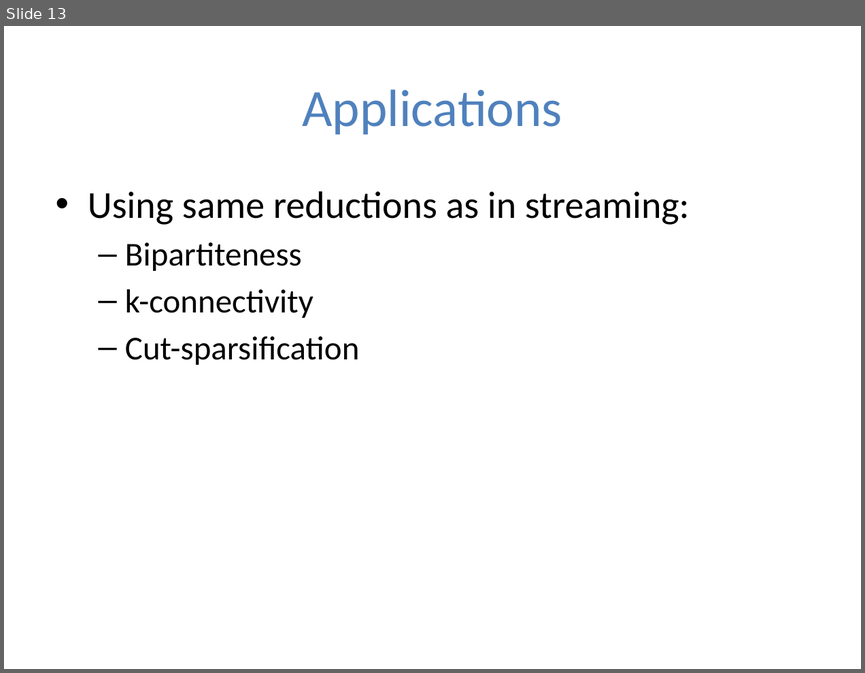
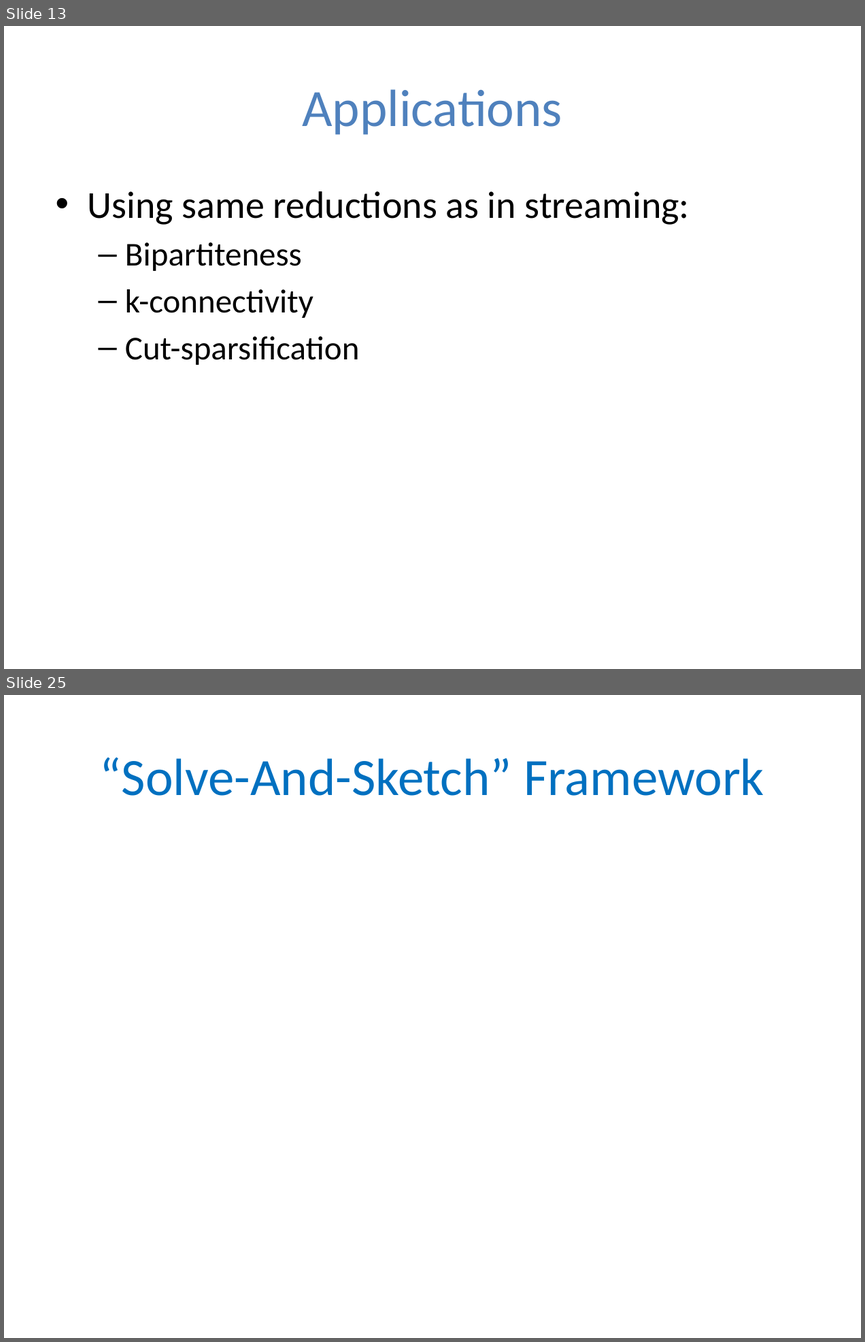
Before and after one commit to gyaroslavtsev/gyaroslavtsev.github.io, a slide deck: big-data/lecture10.pptx. Shown one above the other, each under a label of ours: slide 13 before the commit, slides 13 and 25 after it; the slides between them are not shown. The pictures are 865x673 and 865x1342 pixels, drawn with LibreOffice and Linux fonts; fonts in the diff are those of the drawing; grey boxes stand for pictures. Boxes give left, top, right and bottom in pixels: in the first picture for what was removed or moved away, otherwise in the second. Text is boxed around its words. In the diff, an @@ line names an element or a change of style, - is before the commit and + after.

```diff
--- a/big-data/lecture10.pptx
+++ b/big-data/lecture10.pptx
@@ slide 25 added at [4, 695, 861, 1338], background #FFFFFF @@
@@ title added at [100, 757, 764, 796], 44 pt, text #0070C0 @@
+“Solve-And-Sketch” Framework
```
Also in this commit, not shown: 16 other slides added, 3 other files.
